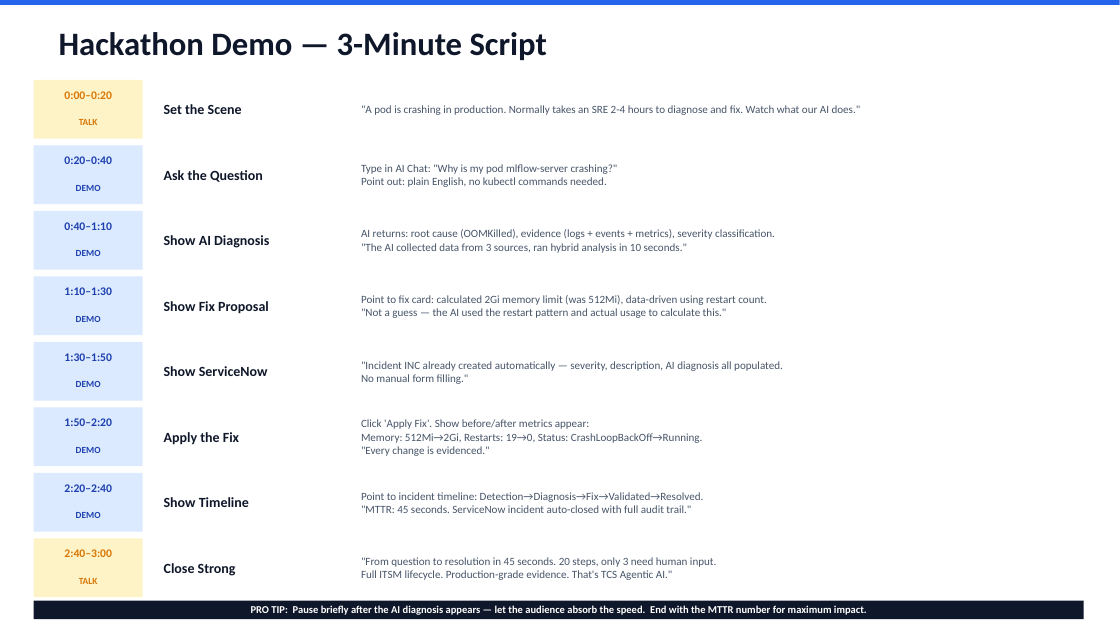
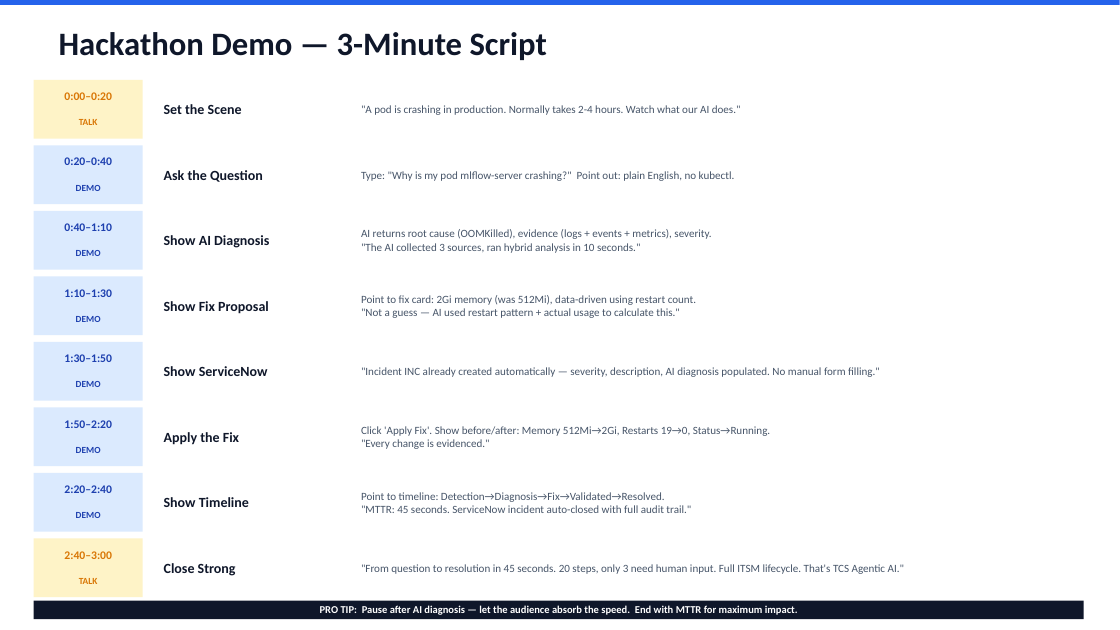
Before and after one commit to cskaruppu/Openshift-mcp-server, a slide deck: slide 6 of document/TCS_Agentic_AI_Hackathon_Presentation.pptx. Drawn at 1120x630 pixels with LibreOffice and Linux fonts; fonts in the diff are those of the drawing. Boxes give left, top, right and bottom in pixels: in the first picture for what was removed or moved away, otherwise in the second. Text is boxed around its words. In the diff, an @@ line names an element or a change of style, - is before the commit and + after.

```diff
--- a/document/TCS_Agentic_AI_Hackathon_Presentation.pptx
+++ b/document/TCS_Agentic_AI_Hackathon_Presentation.pptx
@@ text at bbox=[361, 105, 741, 115]: text changed @@
-"A pod is crashing in production. Normally takes an SRE 2-4 hours to diagnose and fix. Watch what our AI does."
+"A pod is crashing in production. Normally takes 2-4 hours. Watch what our AI does."
@@ text at bbox=[361, 171, 735, 181]: text changed @@
-Type in AI Chat: "Why is my pod mlflow-server crashing?"
-Point out: plain English, no kubectl commands needed.
+Type: "Why is my pod mlflow-server crashing?" Point out: plain English, no kubectl.
@@ text at bbox=[361, 229, 711, 253]: text changed @@
-AI returns: root cause (OOMKilled), evidence (logs + events + metrics), severity classification.
-"The AI collected data from 3 sources, ran hybrid analysis in 10 seconds."
+AI returns root cause (OOMKilled), evidence (logs + events + metrics), severity.
+"The AI collected 3 sources, ran hybrid analysis in 10 seconds."
@@ text at bbox=[361, 295, 696, 318]: text changed @@
-Point to fix card: calculated 2Gi memory limit (was 512Mi), data-driven using restart count.
-"Not a guess — the AI used the restart pattern and actual usage to calculate this."
+Point to fix card: 2Gi memory (was 512Mi), data-driven using restart count.
+"Not a guess — AI used restart pattern + actual usage to calculate this."
@@ text at bbox=[361, 367, 880, 377]: text changed @@
-"Incident INC already created automatically — severity, description, AI diagnosis all populated.
-No manual form filling."
+"Incident INC already created automatically — severity, description, AI diagnosis populated. No manual form filling."
@@ text at bbox=[361, 426, 770, 436]: text changed @@
-Click 'Apply Fix'. Show before/after metrics appear:
-Memory: 512Mi→2Gi, Restarts: 19→0, Status: CrashLoopBackOff→Running.
+Click 'Apply Fix'. Show before/after: Memory 512Mi→2Gi, Restarts 19→0, Status→Running.
@@ text at bbox=[361, 492, 665, 502]: text changed @@
-Point to incident timeline: Detection→Diagnosis→Fix→Validated→Resolved.
+Point to timeline: Detection→Diagnosis→Fix→Validated→Resolved.
@@ text at bbox=[361, 564, 904, 574]: text changed @@
-"From question to resolution in 45 seconds. 20 steps, only 3 need human input.
-Full ITSM lifecycle. Production-grade evidence. That's TCS Agentic AI."
+"From question to resolution in 45 seconds. 20 steps, only 3 need human input. Full ITSM lifecycle. That's TCS Agentic AI."
@@ text at bbox=[320, 605, 798, 615]: text changed @@
-PRO TIP: Pause briefly after the AI diagnosis appears — let the audience absorb the speed. End with the MTTR number for maximum impact.
+PRO TIP: Pause after AI diagnosis — let the audience absorb the speed. End with MTTR for maximum impact.
```
Also in this commit, not shown: 4 other slides changed.
